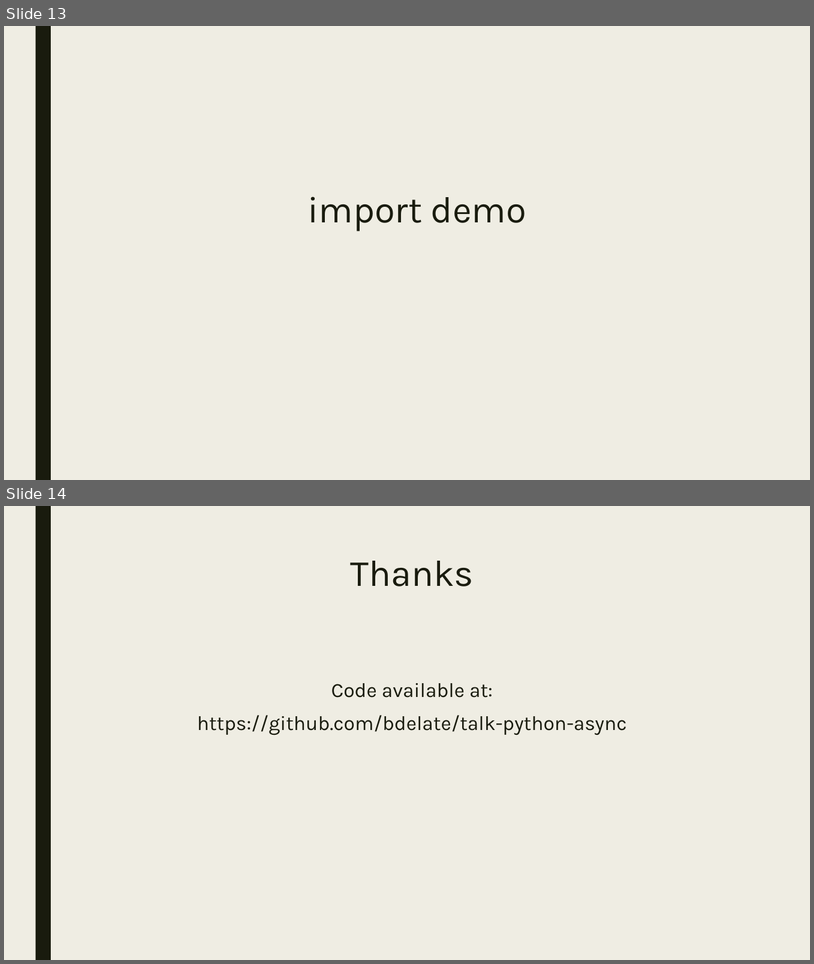
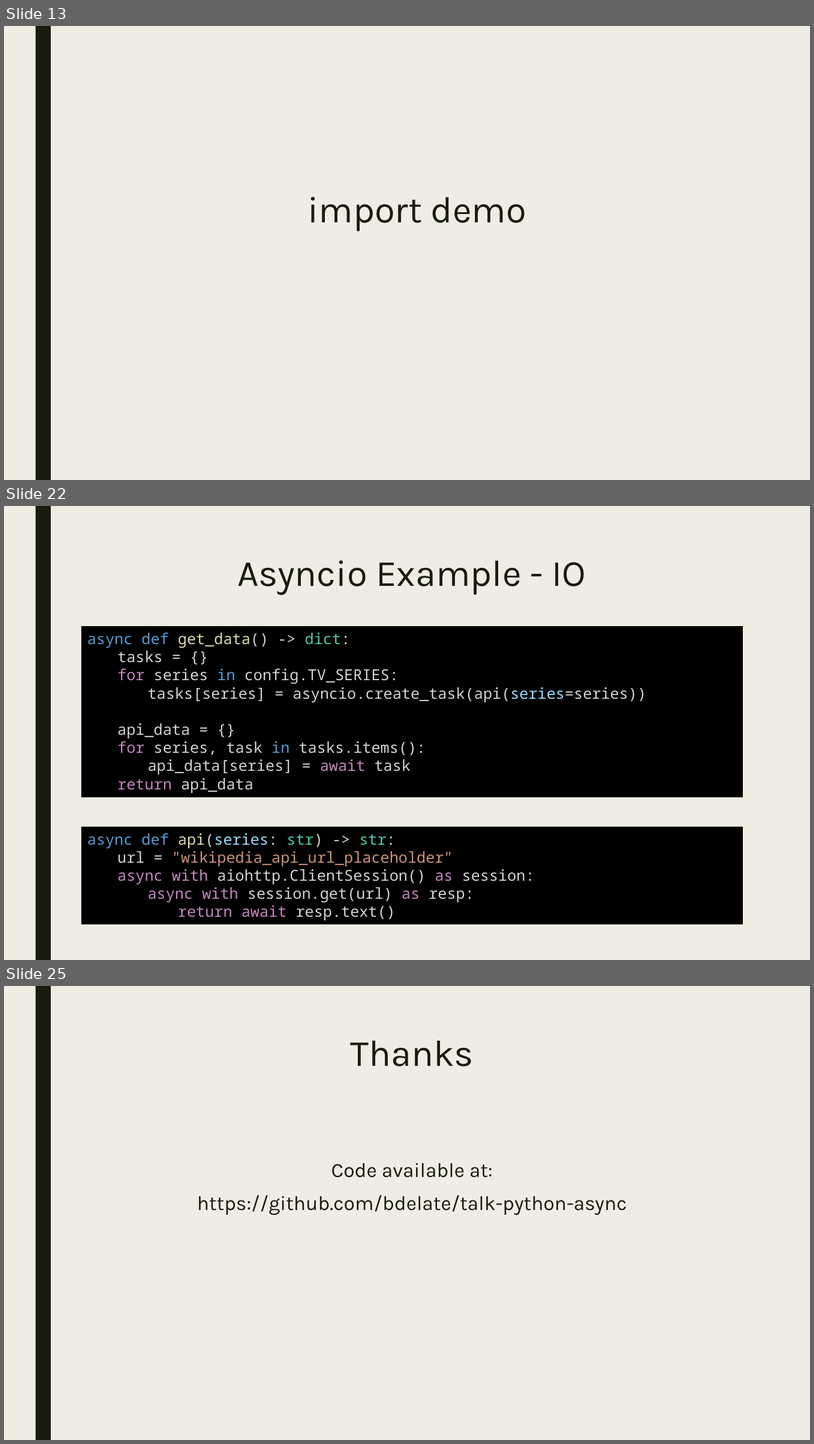
Before and after one commit to bdelate/talk-python-async, a slide deck: slides.pptx. Shown one above the other, each under a label of ours: slides 13 and 14 before the commit, slides 13, 22 and 25 after it; the slides between them are not shown. The pictures are 814x964 and 814x1444 pixels, drawn with LibreOffice and Linux fonts; fonts in the diff are those of the drawing. Boxes give left, top, right and bottom in pixels: in the first picture for what was removed or moved away, otherwise in the second. Text is boxed around its words. In the diff, an @@ line names an element or a change of style, - is before the commit and + after.

```diff
--- a/slides.pptx
+++ b/slides.pptx
@@ slide 22 added at [4, 506, 810, 960], background #EFEDE3; not listed: 1 template element that a slide beside it also shows @@
@@ title added at [238, 560, 586, 595], 44 pt, text #191B0E @@
+Asyncio Example - IO
@@ rectangle added at [81, 627, 743, 798], fill #000000, 18 pt, text #D4D4D4 @@
+async def get_data() -> dict:
+  tasks = {}
+  for series in config.TV_SERIES:
+  tasks[series] = asyncio.create_task(api(series=series))
+  api_data = {}
+  for series, task in tasks.items():
+  api_data[series] = await task
+  return api_data
@@ rectangle added at [81, 826, 743, 925], fill #000000, 18 pt, text #D4D4D4 @@
+async def api(series: str) -> str:
+url = "wikipedia_api_url_placeholder"
+async with aiohttp.ClientSession() as session:
+async with session.get(url) as resp:
+return await resp.text()
@@ what was slide 14 is now slide 25 @@
```
Also in this commit, not shown: 2 slides changed, 10 other slides added, 4 other files.
